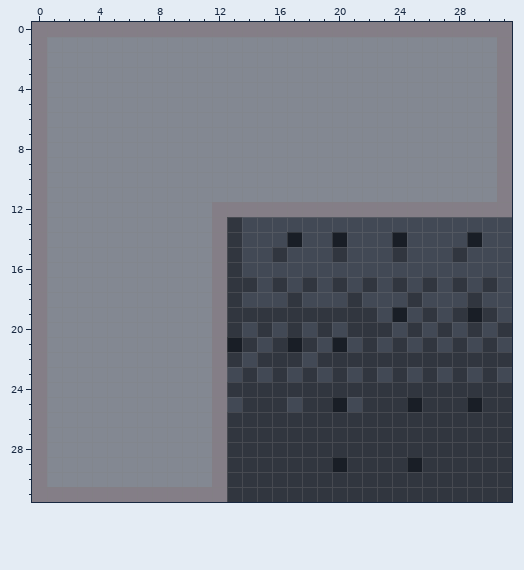
A pixel-art sprite gets an edit: Assets/Sprites/level/edge-ship/wall_corner_left_up.png. Above, as it was before the edit.
The file is 32x32 pixels. Colours within 5 levels of each other are drawn and written as one.
Now the later version:
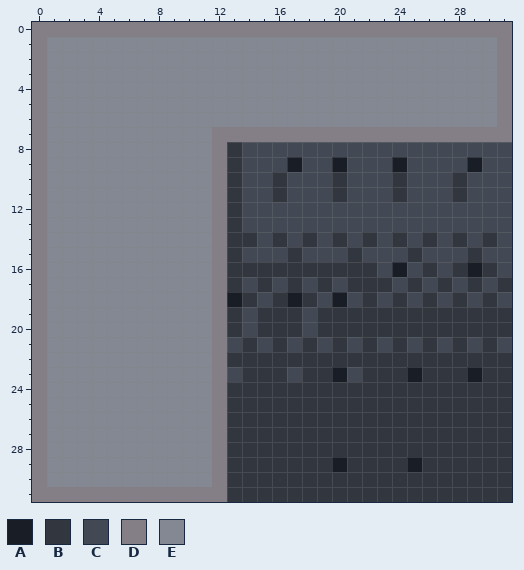
Palette (. is transparent): A #191e26  B #31363f  C #424955  D #847e87  E #838892
What changed:
Colour A replaces colour B in row 18 at x 13 and 17; in row 23 at x 20.
Colour A replaces colour C in row 16 at x 24 and 29; in row 18 at x 20; in row 23 at x 25 and 29.
Colour A replaces colour E in row 9 at x 17, 20, 24 and 29.
Colour B replaces colour A in row 14 at x 20 and 24; in row 19 at x 24 and 29; in row 21 at x 20; in row 25 at x 20, 25 and 29.
Colour B replaces colour C in row 14 at x 14, 16, 18, 22, 26, 28 and 30; in row 15 at x 17, 21, 25 and 29; in row 16 at x 14 to 22, 26, 28 and 30; in row 17 at x 15, 17, 19, 21, 23, 25, 27, 29 and 31; in row 18 at x 14, 16, 18, 22, 24, 26, 28 and 30; in row 19 at x 23, 25, 27 and 31.
Colour B replaces colour C in row 20 at x 16, 20, 24, 26, 28 and 30; in row 22 at x 14 and 18; in row 23 at x 15, 19, 23, 27 and 31; in row 25 at x 13, 17 and 21.
Colour B replaces colour D in row 12 at x 13.
Colour B replaces colour E in rows 8 to 9 at x 13; in rows 10 to 11 at x 13, 16, 20, 24 and 28.
Colour C replaces colour A in row 14 at x 17 and 29; in row 21 at x 13 and 17.
Colour C replaces colour B in row 15 at x 16, 20, 24 and 28; in row 17 at x 14, 16, 18, 20, 24, 26, 28 and 30; in row 18 at x 21, 25 and 29; in row 19 at x 14 and 18.
Colour C replaces colour D in rows 8 to 11 at x 31; in row 12 at x 14 to 31.
Colour C replaces colour E in row 8 at x 14 to 30; in row 9 at x 14 to 16, 18 to 19, 21 to 23, 25 to 28 and 30; in rows 10 to 11 at x 14 to 15, 17 to 19, 21 to 23, 25 to 27 and 29 to 30.
Colour D replaces colour E in row 7 at x 12 to 30; in rows 8 to 11 at x 12.
